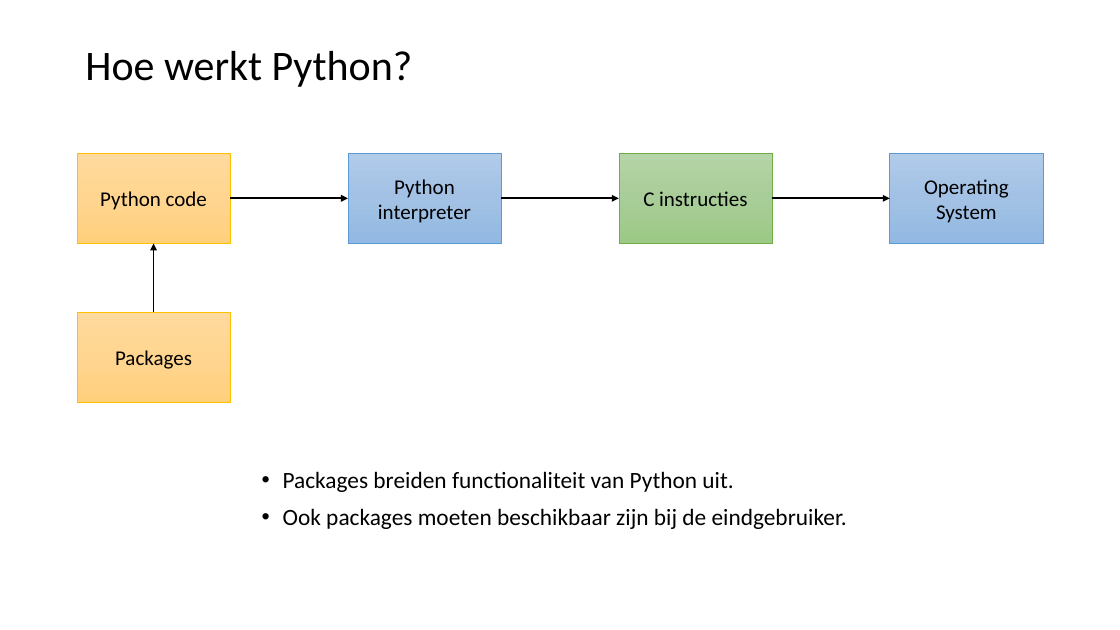
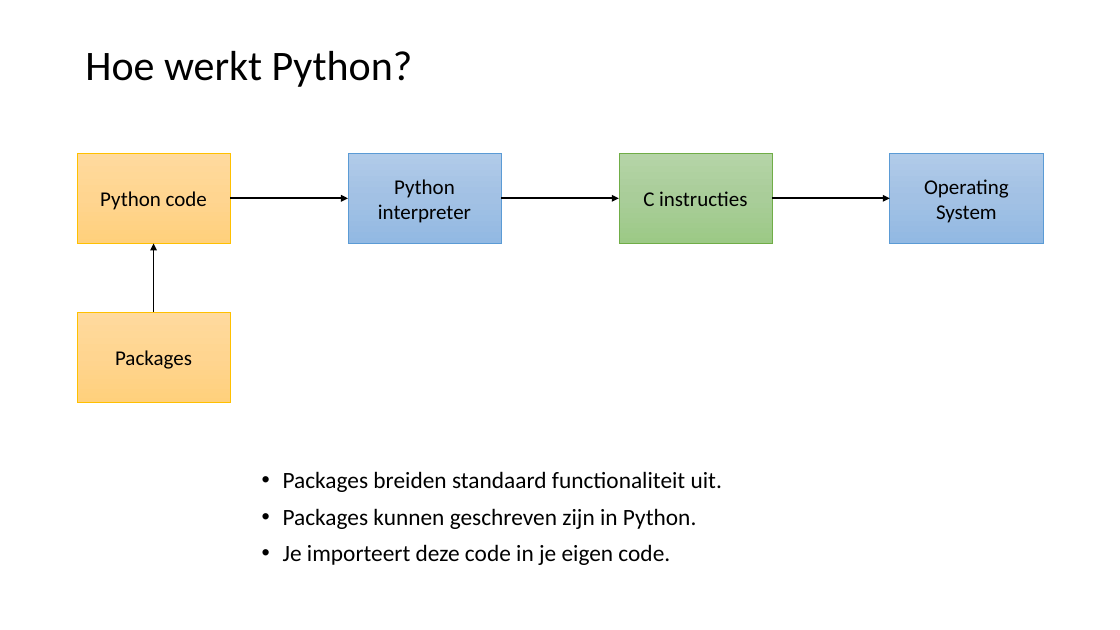
Before and after one commit to LFKoning/knowledge-sharing, a slide deck: slide 7 of python_course/1_basics_classes/python_cursus_1.pptx. Drawn at 1120x630 pixels with LibreOffice and Linux fonts; fonts in the diff are those of the drawing. Boxes give left, top, right and bottom in pixels: in the first picture for what was removed or moved away, otherwise in the second. Text is boxed around its words. In the diff, an @@ line names an element or a change of style, - is before the commit and + after.

Commit message:
Update Python course

```diff
--- a/python_course/1_basics_classes/python_cursus_1.pptx
+++ b/python_course/1_basics_classes/python_cursus_1.pptx
@@ text at [283, 471, 722, 565]: text changed @@
-• Packages breiden functionaliteit van Python uit.
-• Ook packages moeten beschikbaar zijn bij de eindgebruiker.
+• Packages breiden standaard functionaliteit uit.
+• Packages kunnen geschreven zijn in Python.
+• Je importeert deze code in je eigen code.
```
Also in this commit, not shown: 24 other slides changed, 1 slide added, 2 slides removed, 5 other files.
